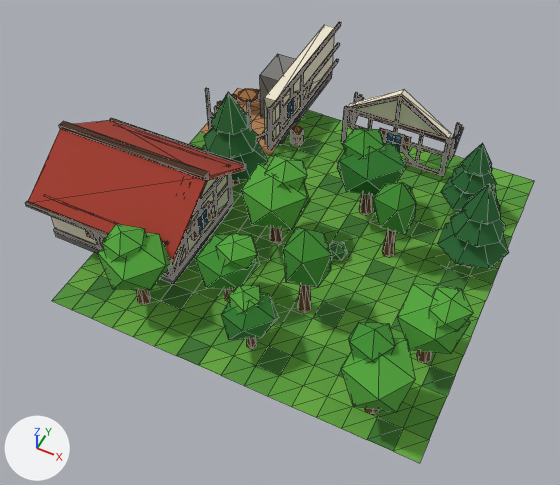
A saved change to the glTF model assets/models/town/chunk_3_3.glb.
One viewpoint serves both versions: a 50 mm camera at (65.2, -77.3, 25.5) aimed at (55.0, -57.0, 0.1). The axes (+X, +Y, +Z) are drawn at lower left. The lights are the same throughout. The first picture is the older version. Mesh edges are drawn as thin lines. Vertices at exactly the same position are counted once.

Script lines for the objects in view, before the commit:
```python
me_chunk_3_3 = bpy.data.meshes.new('chunk_3_3')
me_chunk_3_3.from_pydata(...)  # 1879 vertices, 2984 faces; spans x 45.5..64.2, y -64.1..-44.0, z -0.1..5.2
me_chunk_3_3.materials.append(mat_grass_b)
me_chunk_3_3.materials.append(mat_grass_c)
me_chunk_3_3.materials.append(mat_grass_a)
me_chunk_3_3.materials.append(mat_grass_dark)
me_chunk_3_3.materials.append(mat_wood_floor)
me_chunk_3_3.materials.append(mat_wood)
me_chunk_3_3.materials.append(mat_wood_dark)
me_chunk_3_3.materials.append(mat_stone_dark)
me_chunk_3_3.materials.append(mat_iron)
me_chunk_3_3.materials.append(mat_timber)
me_chunk_3_3.materials.append(mat_glass)
me_chunk_3_3.materials.append(mat_glow)
me_chunk_3_3.materials.append(mat_flower_y)
me_chunk_3_3.materials.append(mat_leaf_b)
me_chunk_3_3.materials.append(mat_flower_w)
me_chunk_3_3.materials.append(mat_flower_p)
me_chunk_3_3.materials.append(mat_flower_r)
me_chunk_3_3.materials.append(mat_hedge)
me_chunk_3_3.materials.append(mat_trunk)
me_chunk_3_3.materials.append(mat_leaf_c)
me_chunk_3_3.materials.append(mat_leaf_a)
me_chunk_3_3.materials.append(mat_plaster)
me_chunk_3_3.materials.append(mat_roof_red)
me_chunk_3_3.materials.append(mat_leaf_pine)
ob_chunk_3_3 = bpy.data.objects.new('chunk_3_3', me_chunk_3_3)
ob_chunk_3_3.location = (0.0, 0.0, 0.0)
```
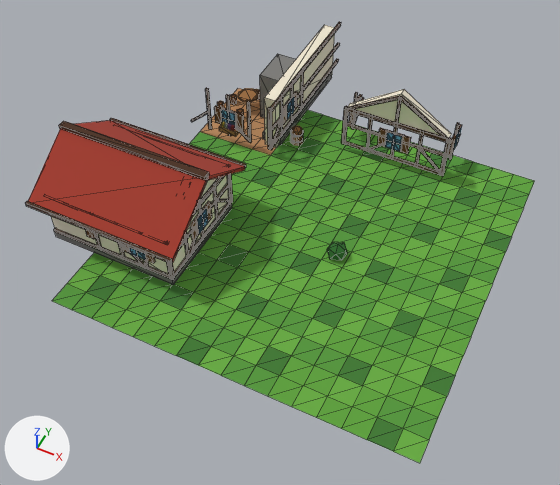
Location of each change, (x1, y1, x2, y2) in pixels of the pictures (560 x 485 px; the box of a moved part takes in the faces that stretch with it):
```json
{"part": 1, "of": "me_chunk_3_3", "change": "deleted", "before": [96, 92, 509, 415], "on screen": "green"}
{"part": 2, "of": "me_chunk_3_3", "change": "moved or reshaped", "before": [174, 81, 463, 275], "after": [121, 104, 452, 267]}
```

Edits to the scene script, one JSON object a line:
```json
{"block": "me_chunk_3_3", "where": "# used by ob_chunk_3_3; location = (0.0, 0.0, 0.0)"}
{"op": "remove", "block": "me_chunk_3_3", "code": "me_chunk_3_3.from_pydata(...)  # 1879 vertices, 2984 faces; spans x 45.5..64.2, y -64.1..-44.0, z -0.1..5.2"}
{"op": "add", "block": "me_chunk_3_3", "code": "me_chunk_3_3.from_pydata(...)  # 1471 vertices, 2316 faces; spans x 45.5..64.0, y -64.0..-44.0, z -0.1..4.4"}
{"block": "me_chunk_3_3", "change": "me_chunk_3_3 part 1: 37 loose pieces with 408 vertices, spanning x 48.4..64.2, y -64.1..-50.1, z 0.0..5.2, are deleted"}
{"block": "me_chunk_3_3", "change": "me_chunk_3_3 part 2"}
{"block": "me_chunk_3_3", "change": "20 vertices are removed from x 49.6..60.1, y -61.1..-47.7, z 0.6..3.1"}
{"block": "me_chunk_3_3", "change": "99 faces are deleted"}
{"block": "me_chunk_3_3", "change": "12 vertices in x 55.0..58.7, y -50.1..-50.0, z 0.5..1.6 move by (1.3, 0.0, 0.0)"}
{"block": "me_chunk_3_3", "change": "12 vertices in x 52.0..52.1, y -61.0..-57.3, z 0.5..1.6 move by (0.0, 1.3, 0.0)"}
{"block": "me_chunk_3_3", "change": "6 vertices in x 49.6..50.7, y -56.0..-55.9, z 0.5..1.6 move by (-1.2, 0.0, 0.0)"}
{"block": "me_chunk_3_3", "change": "4 vertices in x 48.8..52.0, y -52.1..-52.0, z 1.5 move by (-1.2, 0.0, -0.9)"}
{"block": "me_chunk_3_3", "change": "4 vertices in x 49.7, y -52.1..-52.0, z 0.6 move by (-1.1, 0.0, 0.9)"}
{"block": "me_chunk_3_3", "change": "4 vertices in x 52.0..52.1, y -50.8..-47.5, z 1.5 move by (0.0, -1.2, -0.9)"}
{"block": "me_chunk_3_3", "change": "34 vertices move from x 48.7..60.1, y -61.1..-47.5, z 0.5..1.5 to x 47.7..60.1, y -61.1..-48.6, z 0.5..1.5"}
{"block": "me_chunk_3_3", "change": "20 vertices are added at x 49.6..60.1, y -61.1..-49.7, z 0.5..1.6"}
{"block": "me_chunk_3_3", "change": "99 new faces join them, mat_timber"}
{"op": "remove", "block": "me_chunk_3_3", "code": "me_chunk_3_3.materials.append(mat_leaf_b)"}
{"op": "remove", "block": "me_chunk_3_3", "code": "me_chunk_3_3.materials.append(mat_trunk)"}
{"op": "remove", "block": "me_chunk_3_3", "code": "me_chunk_3_3.materials.append(mat_leaf_c)"}
{"op": "remove", "block": "me_chunk_3_3", "code": "me_chunk_3_3.materials.append(mat_leaf_a)"}
{"op": "remove", "block": "me_chunk_3_3", "code": "me_chunk_3_3.materials.append(mat_leaf_pine)"}
```
